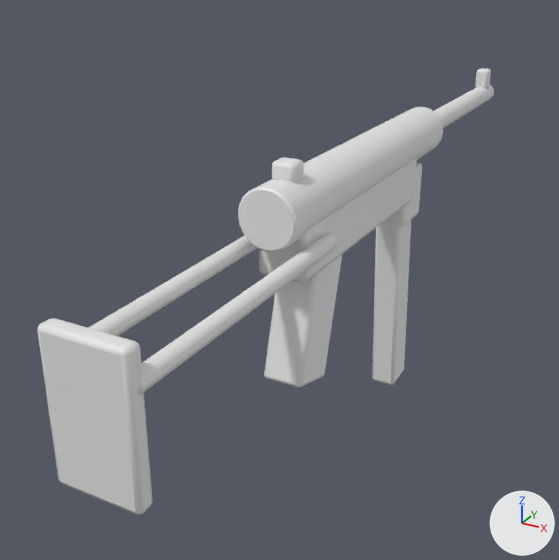
The Blender file assets_src/blend/weapons/mp40.blend, before and after one commit.
Both versions are drawn from a 50 mm lens placed at (0.237, -0.482, 0.202), pointed at (-0.068, 0.072, -0.075). The lights are fixed; the arrows at lower right show +X, +Y and +Z. The picture after the commit comes second. Materials are left out; every surface is plain grey.

Script lines for the objects in view, before the commit:
```python
me_cube = bpy.data.meshes.new('Cube')
me_cube.from_pydata(...)  # 712 vertices, 626 faces; spans x -0.03..0.03, y -0.246..0.46, z -0.211..0.069
me_cube.polygons.foreach_set('use_smooth', [True] * 626)
# faces by material slot: [108, 240, 278]
me_cube.materials.append(mat_bakelite)
me_cube.materials.append(mat_gunmetal)
me_cube.materials.append(mat_darksteel)
ob_mp40 = bpy.data.objects.new('MP40', me_cube)
ob_mp40.location = (0.0, 0.0, 0.0)
```
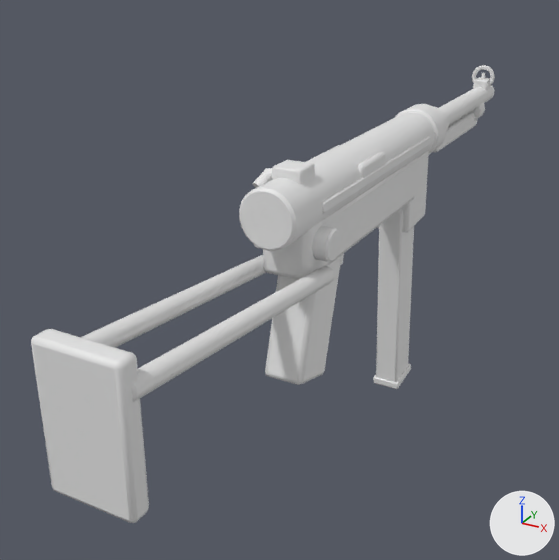
Pixel boxes (x1, y1, x2, y2) of what changed, in the pictures (559 x 560 px; the box of a moved part takes in the faces that stretch with it):
'MP40', reshaped
    before: (37, 68, 494, 515)
    after: (31, 65, 495, 523)
part 1 of me_cube, moved or reshaped
    before: (264, 255, 342, 387)
    after: (265, 255, 342, 385)
part 2 of me_cube, moved or reshaped
    before: (259, 158, 417, 283)
    after: (263, 158, 418, 280)
part 3 of me_cube, moved or reshaped (not visible afterwards)
    before: (383, 163, 422, 227)
part 4 of me_cube, moved or reshaped
    before: (372, 213, 411, 385)
    after: (377, 151, 429, 233)
part 5 of me_cube, added
    after: (376, 209, 414, 382)
part 6 of me_cube, added
    after: (374, 363, 411, 389)
part 7 of me_cube, added
    after: (434, 112, 477, 152)
part 8 of me_cube, moved or reshaped
    before: (37, 318, 153, 515)
    after: (31, 329, 149, 523)
part 9 of me_cube, added
    after: (473, 77, 491, 90)
part 10 of me_cube, moved or reshaped
    before: (475, 68, 491, 89)
    after: (481, 72, 485, 79)
part 11 of me_cube, added
    after: (272, 160, 315, 184)
part 12 of me_cube, rebuilt
    before: (89, 236, 257, 336)
    after: (81, 255, 266, 348)
part 13 of me_cube, rebuilt
    before: (238, 107, 443, 252)
    after: (239, 112, 435, 251)
part 14 of me_cube, rebuilt (16% shorter)
    before: (137, 233, 338, 395)
    after: (132, 266, 335, 402)
part 15 of me_cube, deleted
    before: (272, 157, 304, 183)
part 16 of me_cube, added
    after: (253, 104, 449, 265)
part 17 of me_cube, added
    after: (471, 65, 495, 121)

The change, as a diff of the scene's bpy script:
```diff
--- a/assets_src/blend/weapons/mp40.blend.py
+++ b/assets_src/blend/weapons/mp40.blend.py
@@ me_cube @@
-me_cube.from_pydata(...)  # 712 vertices, 626 faces; spans x -0.03..0.03, y -0.246..0.46, z -0.211..0.069
+me_cube.from_pydata(...)  # 1592 vertices, 1428 faces; spans x -0.049..0.031, y -0.251..0.46, z -0.22..0.069
+# me_cube part 1: the loose piece of 56 vertices spanning x -0.016..0.016, y -0.049..0.025, z -0.109..0.013 is scaled about its middle by (0.962, 0.97, 0.963)
+# me_cube part 2: the loose piece of 56 vertices spanning x -0.019..0.019, y -0.05..0.17, z -0.014..0.03 is scaled about its middle by (0.968, 0.995, 0.922), then moved by (0.0, 0.005, -0.002)
+# me_cube part 3: the loose piece of 56 vertices spanning x -0.015..0.015, y 0.152..0.198, z -0.037..0.013 is multiplied about its middle by the matrix ((0.184, 0.0, 0.0), (0.0, 0.154, -0.112), (0.0, 0.05, 0.344)), then moved by (0.0, -0.145, -0.007)
+# me_cube part 4: the loose piece of 56 vertices spanning x -0.012..0.012, y 0.152..0.198, z -0.211..-0.019 is multiplied about its middle by the matrix ((1.48, 0.0, 0.0), (0.0, 1.515, 0.082), (0.0, 0.082, 0.352)), then moved by (0.0, 0.01, 0.105)
+# me_cube part 5: the loose piece of 56 vertices spanning x -0.012..0.012, y 0.152..0.198, z -0.211..-0.019 is copied, and the copy is multiplied about its middle by the matrix ((1.003, 0.0, 0.0), (0.0, 1.1, -0.013), (0.0, 0.024, 1.033)), then moved by (0.0, 0.01, -0.003); it spans x -0.012..0.012, y 0.159..0.211, z -0.217..-0.019
+# me_cube part 6: the loose piece of 56 vertices spanning x -0.015..0.015, y 0.152..0.198, z -0.037..0.013 is copied, and the copy is multiplied about its middle by the matrix ((0.948, 0.0, 0.0), (0.0, 0.895, -0.012), (0.0, 0.078, 0.135)), then moved by (0.0, 0.019, -0.202); it spans x -0.014..0.014, y 0.174..0.214, z -0.22..-0.208
+# me_cube part 7: the loose piece of 56 vertices spanning x -0.019..0.019, y -0.05..0.17, z -0.014..0.03 is copied, and the copy is scaled about its middle by (0.26, 0.657, 0.372), then moved by (0.0, 0.28, 0.006); it spans x -0.006..0.006, y 0.268..0.412, z 0.005..0.023
+# me_cube part 8: the loose piece of 56 vertices spanning x -0.028..0.028, y -0.246..-0.234, z -0.062..0.032 is scaled about its middle by (1, 1.22, 0.967), then moved by (0.0, -0.004, -0.003)
+# me_cube part 9: the loose piece of 56 vertices spanning x -0.015..0.015, y 0.152..0.198, z -0.037..0.013 is copied, and the copy is scaled about its middle by (0.537, 0.477, 0.307), then moved by (0.0, 0.265, 0.058); it spans x -0.008..0.008, y 0.429..0.451, z 0.038..0.054
+# me_cube part 10: the loose piece of 56 vertices spanning x -0.007..0.007, y 0.432..0.448, z 0.043..0.065 is scaled about its middle by (0.227, 0.269, 0.503), then moved by (0.0, 0.0, 0.002)
+# me_cube part 11: the loose piece of 56 vertices spanning x -0.019..0.019, y -0.05..0.17, z -0.014..0.03 is copied, and the copy is scaled about its middle by (0.605, 0.0942, 0.312), then moved by (0.0, -0.092, 0.049); it spans x -0.011..0.011, y -0.043..-0.021, z 0.05..0.064
+# me_cube part 12: the loose piece of 80 vertices spanning x -0.03..-0.018, y -0.24..-0.02, z 0.004..0.016 is rebuilt with 48 vertices and now spans x -0.031..-0.018, y -0.245..-0.025, z -0.02..0.016
+# me_cube part 13: the loose piece of 80 vertices spanning x -0.022..0.022, y -0.07..0.23, z 0.014..0.058 is rebuilt with 88 vertices and now spans x -0.021..0.021, y -0.07..0.24, z 0.014..0.058
+# me_cube part 14: the loose piece of 80 vertices spanning x 0.018..0.03, y -0.24..-0.02, z 0.004..0.016 is rebuilt with 48 vertices and now spans x 0.018..0.031, y -0.245..-0.025, z -0.02..0.016
+# me_cube part 15: the loose piece of 56 vertices spanning x -0.009..0.009, y -0.048..-0.032, z 0.055..0.069 is deleted
+# me_cube part 16: 538 vertices added at x -0.049..0.03, y -0.04..0.266, z -0.038..0.06
+# me_cube part 17: 144 vertices added at x -0.013..0.013, y 0.396..0.442, z 0.012..0.069
+# other edits to the shape of me_cube do not show in these pictures
```
